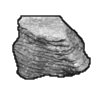
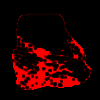
Layers edited between the first and the second 100x100 image:
added layer "mask snow" above "mask" over (x1=10, y1=13, x2=92, y2=91)
added layer "mask bg" above "snow line" over (x1=0, y1=0, x2=100, y2=100)
added layer "snow line" above "snow" over (x1=11, y1=14, x2=91, y2=90)
added layer "snow" above "line" over (x1=11, y1=14, x2=91, y2=91)
hid "line", painted on it over (x1=12, y1=15, x2=91, y2=90)
painted on "Pasted Layer" over (x1=12, y1=15, x2=90, y2=90)
